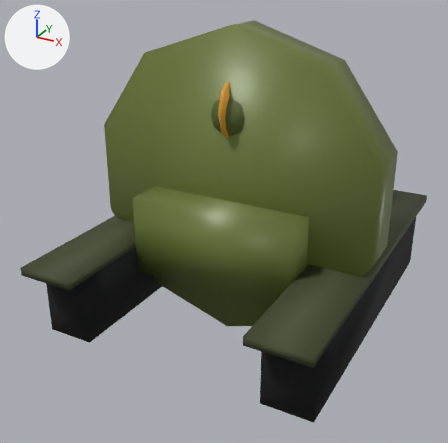
The glTF model assets-src/cars/tanque/tanque_clean.glb: old version first, new version second.
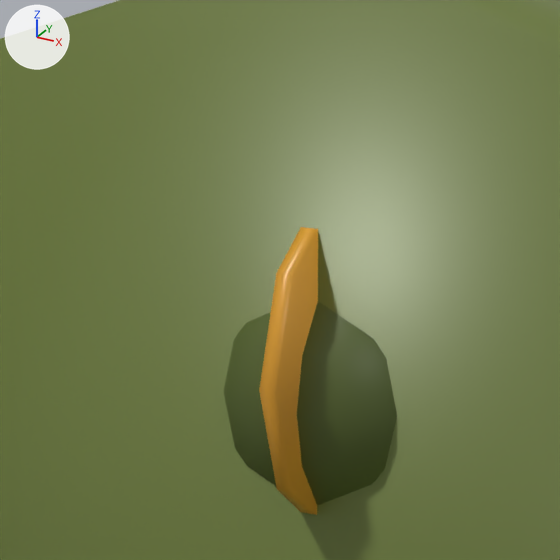
Each version is shown whole from a camera (50 mm lens) standing at (1.66, -3.37, 1.99) and looking at (-0.09, -0.18, 0.4), then close up on the part from 37% to 62% of the width and 8% to 33% of the height. Arrows for +X, +Y and +Z are at upper left; the lights stay in place. The older version's two pictures come first. Where no turn or scale is listed for an object, it has been applied to the vertices.

Before the edit, the objects in view are built like this:
```python
me_tanque = bpy.data.meshes.new('Tanque')
me_tanque.from_pydata(...)  # 382 vertices, 700 faces; spans x -0.9..0.9, y -1.15..1.15, z -0.95..0.95
me_tanque.materials.append(mat_rubber)  # black #0a0b0e
me_tanque.materials.append(mat_matte_001)  # dark green #3f4628
me_tanque.materials.append(mat_paint)  # dark green #6b7a3a
me_tanque.materials.append(mat_metal)  # white #e6e9ee
me_tanque.materials.append(mat_lamp)  # beige #fff3b0, glowing beige #fff3b0
me_tanque.materials.append(mat_pilot)  # dark green #55642c
me_tanque.materials.append(mat_trim_001)  # orange #e0a030
me_tanque.materials.append(mat_matte_002)  # dark green #3d4a22
me_tanque.materials.append(mat_matte_003)  # black #111111
ob_tanque = bpy.data.objects.new('Tanque', me_tanque)
ob_tanque.location = (0.0, 0.0, 0.66)
```
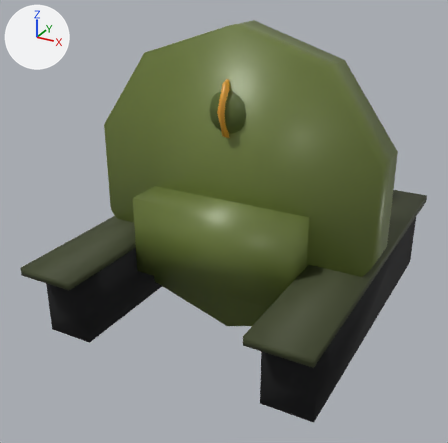
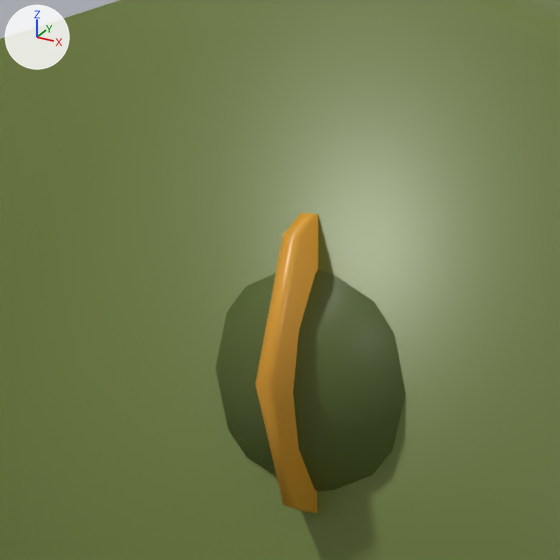
Changed parts and their boxes [x1, y1, x2, y2] in the close-ups (560 x 560 px):
part 1 of me_tanque, added
    after: [215, 269, 406, 492]
part 2 of me_tanque, added
    after: [255, 213, 318, 513]
part 3 of me_tanque, built on
    before: [223, 227, 397, 515]

Diff of the bpy script that builds the scene:
```diff
--- a/assets-src/cars/tanque/tanque_clean.glb.py
+++ b/assets-src/cars/tanque/tanque_clean.glb.py
@@ mat_rubber_001 @@
+mat_rubber_001 = principled_material('Rubber.001')
+mat_rubber_001.base_color = (0.00304, 0.00304, 0.00304)  # black #0a0a0a
+mat_rubber_001.roughness = 0.85
@@ mat_glass_001 @@
+mat_glass_001 = principled_material('Glass.001')
+mat_glass_001.base_color = (0.0103, 0.0212, 0.0395)  # dark blue #1a2838
+mat_glass_001.roughness = 0.06
+mat_glass_001.alpha = 0.55
@@ mat_glass @@
+mat_glass = principled_material('Glass')
+mat_glass.base_color = (0.246, 0.402, 0.604)  # blue #88aacc
+mat_glass.roughness = 0.08
+mat_glass.alpha = 0.35
@@ me_tanque @@
 # used by ob_tanque; location = (0.0, 0.0, 0.66)
-me_tanque.from_pydata(...)  # 382 vertices, 700 faces; spans x -0.9..0.9, y -1.15..1.15, z -0.95..0.95
+me_tanque.from_pydata(...)  # 402 vertices, 728 faces; spans x -0.9..0.9, y -1.15..1.15, z -0.95..0.95
+# me_tanque part 1: a new loose piece, a UV sphere (10 segments, 8 rings, poles along z) spanning x -0.16..0.16, y -0.37..-0.03, z 0.31..0.65, in mat_pilot (dark green #55642c)
+# me_tanque part 2: a new loose piece, an 8-sided cylinder along x spanning x -0.011..0.011, y -0.412..0.012, z 0.284..0.709, in mat_trim_001 (orange #e0a030)
+# me_tanque part 3
+# 126 vertices are removed from x -0.15..0.15, y -0.4..0.0, z 0.29..0.68
+# 278 faces are deleted
+# 22 vertices in x -0.2..0.2, y -0.3..-0.1, z 0.33..0.59 move by (0.0, 0.0, 0.01)
+# 6 vertices in x -0.02..0.17, y -0.2..-0.09, z 0.4..0.59 move by (0.01, 0.0, 0.01)
+# 6 vertices in x -0.17..0.02, y -0.2..-0.09, z 0.4..0.59 move by (-0.01, 0.0, 0.01)
+# 3 vertices in x -0.04..0.04, y -0.09..-0.08, z 0.48..0.5 move by (0.0, 0.01, 0.01)
+# 3 vertices in x -0.04..0.04, y -0.31..-0.13, z 0.48..0.5 move by (0.0, -0.01, 0.01)
+# 27 vertices move from x -0.07..0.07, y -0.2..-0.08, z 0.3..0.53 to x -0.07..0.07, y -0.2..-0.08, z 0.32..0.52
+# 26 vertices are added at x -0.07..0.07, y -0.13..-0.08, z 0.46..0.5
+# 90 new faces join them, mat_rubber_001 (black #0a0a0a)
+# other edits to the shape of me_tanque do not show in these pictures
 me_tanque.materials.append(mat_rubber)
@@ me_tanque @@
 me_tanque.materials.append(mat_trim_001)
-me_tanque.materials.append(mat_matte_002)  # dark green #3d4a22
-me_tanque.materials.append(mat_matte_003)  # black #111111
+me_tanque.materials.append(mat_glass)  # blue #88aacc
+me_tanque.materials.append(mat_glass_001)  # dark blue #1a2838
+me_tanque.materials.append(mat_rubber_001)  # black #0a0a0a
```
